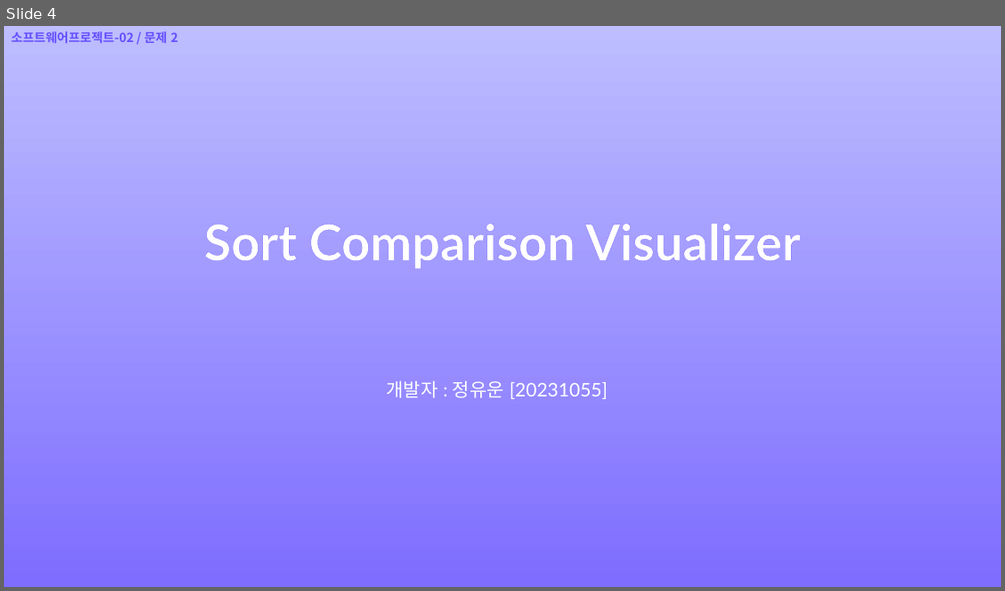
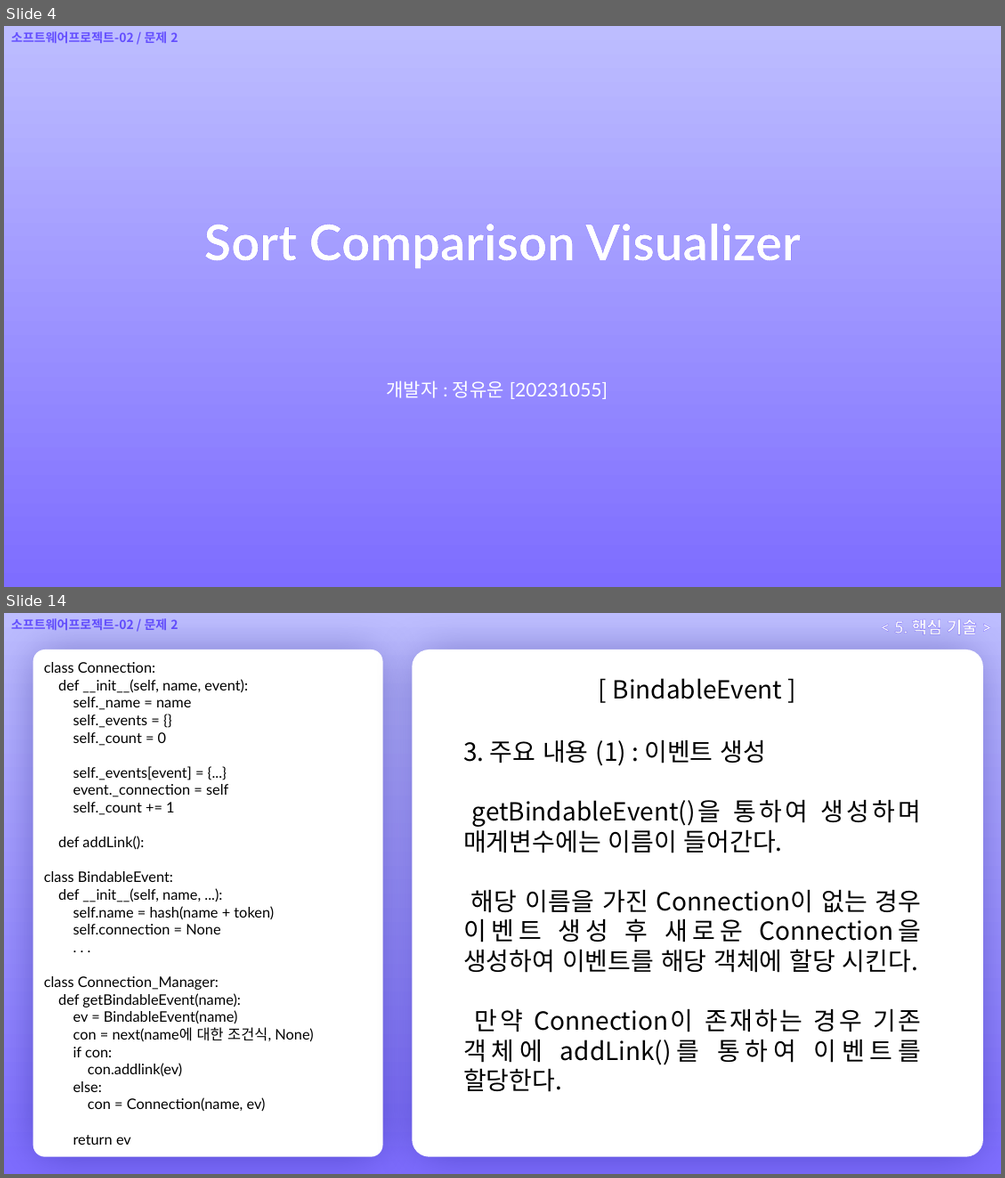
Before and after one commit to Ovie-hex/Software-Project-P2-Sort1055, a slide deck: [문제 2] 문서 기록/[문제 2] 발표자료 탬플릿 [20231055 정유운].pptx. Shown one above the other, each under a label of ours: slide 4 before the commit, slides 4 and 14 after it; the slides between them are not shown. The pictures are 1005x591 and 1005x1178 pixels, drawn with LibreOffice and Linux fonts; fonts in the diff are those of the drawing; background and template pictures are left out. Boxes give left, top, right and bottom in pixels: in the first picture for what was removed or moved away, otherwise in the second. Text is boxed around its words. In the diff, an @@ line names an element or a change of style, - is before the commit and + after.

```diff
--- a/[문제 2] 문서 기록/[문제 2] 발표자료 탬플릿 [20231055 정유운].pptx
+++ b/[문제 2] 문서 기록/[문제 2] 발표자료 탬플릿 [20231055 정유운].pptx
@@ slide 14 added at [4,613,1001,1174], background picture (left out) @@
@@ text added at [11,618,178,630], 12 pt, text #644FFF, bold @@
+소프트웨어프로젝트-02 / 문제 2
@@ text added at [894,620,977,635], 16 pt, text #FFFFFF, bold @@
+< 5. 핵심 기술 >
@@ rounded rectangle added at [33,649,383,1157], fill #FFFFFF, 14 pt, text #000000 @@
+class Connection:
+def __init__(self, name, event):
+self._name = name
+self._events = {}
+self._count = 0
+self._events[event] = {...}
+event._connection = self
+self._count += 1
+def addLink():
+class BindableEvent:
+def __init__(self, name, ...):
+self.name = hash(name + token)
+self.connection = None
+. . .
+class Connection_Manager:
+def getBindableEvent(name):
+ev = BindableEvent(name)
+con = next(name에 대한 조건식, None)
+if con:
+con.addlink(ev)
+else:
+con = Connection(name, ev)
+return ev
@@ rounded rectangle added at [413,649,984,1157], fill #FFFFFF @@
@@ text added at [613,678,783,699], 24 pt, text #000000 @@
+[ BindableEvent ]
@@ text added at [463,739,921,1092], 24 pt, text #000000 @@
+3. 주요 내용 (1) : 이벤트 생성
+getBindableEvent()을 통하여 생성하며 매게변수에는 이름이 들어간다.
+해당 이름을 가진 Connection이 없는 경우 이벤트 생성 후 새로운 Connection을 생성하여 이벤트를 해당 객체에 할당 시킨다.
+만약 Connection이 존재하는 경우 기존 객체에 addLink()를 통하여 이벤트를 할당한다.
```
Also in this commit, not shown: 8 slides changed, 9 other slides added, 7 slides removed, 7 other files.
